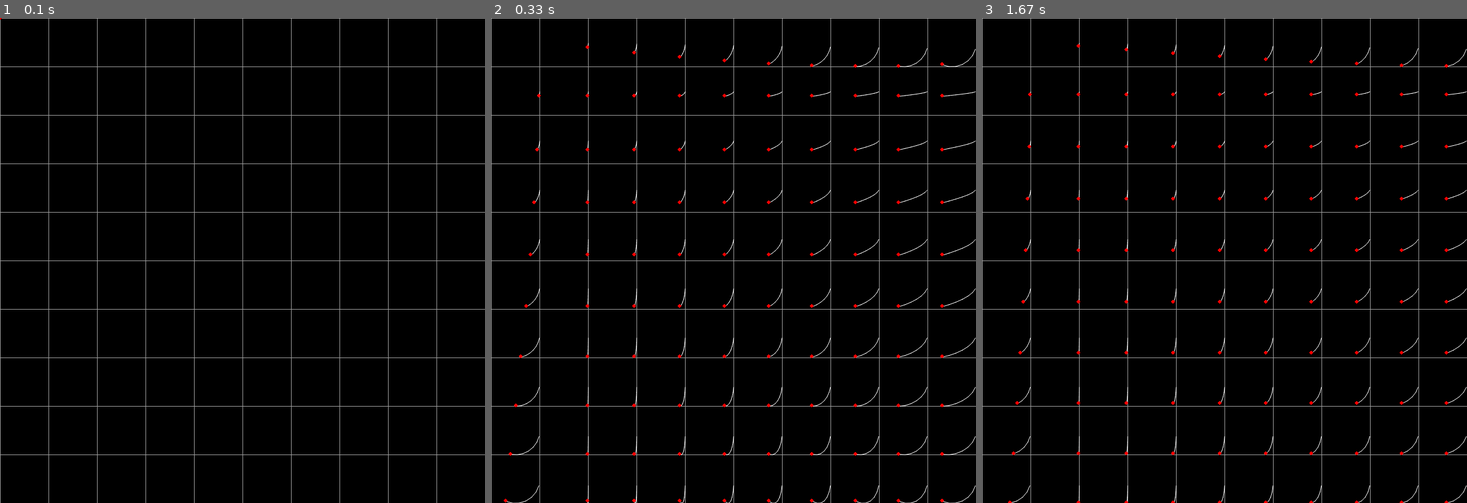
Above: before the commit, frames 1-3 (left to right).
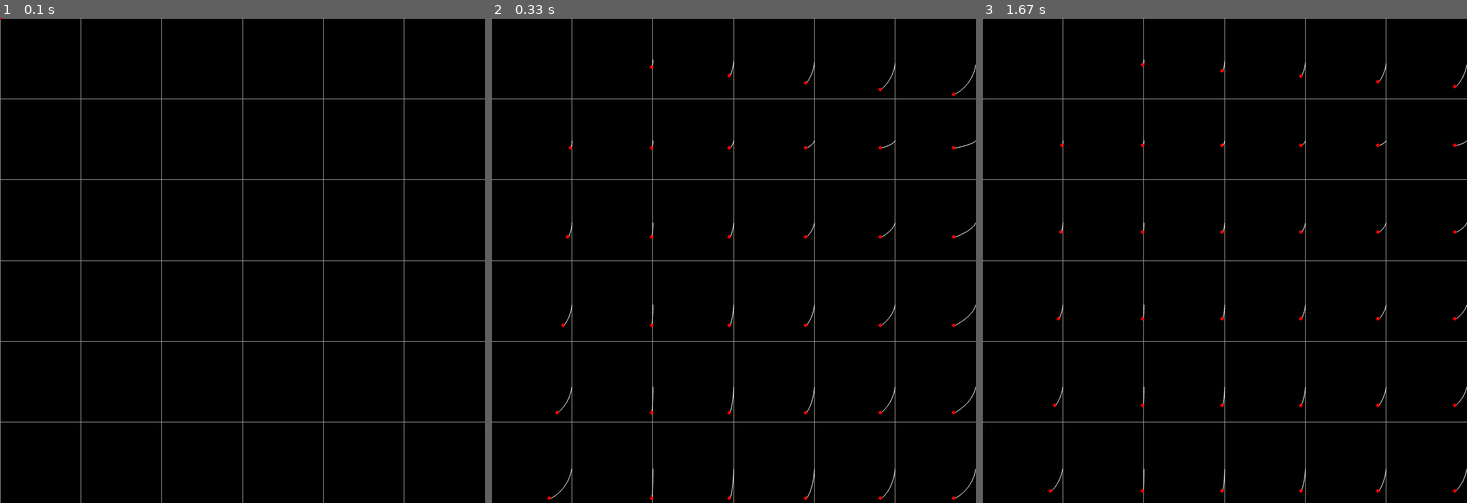
Above: after the commit, the same moments.

Repository: LittleFinchy/mini-pygames
Game: pygame game, started from curve_table/main.py
Same seed, same stepped clock (60 frames per second), same inputs: the game is played once before the commit and once after it.
Inputs (mouse positions are in pixels of both pictures, inside the frame that each line leads up to):
- Up to frame 1 (0.1 s): no input
- Up to frame 2 (0.33 s): no input
- Up to frame 3 (1.67 s): click (1224, 260) at 0.38 s; click (1273, 367) at 0.72 s; click (1403, 430) at 1.05 s; click (1108, 163) at 1.38 s

The runs differ from the first frame. In frame 1, 3.0% of the frame differs, in the area x 0-100%, y 0-100%; in frame 2, 4.5%; in frame 3, 4.1%.

Commit message:
clock update

Diff:
--- a/curve_table/main.py
+++ b/curve_table/main.py
@@ -15,7 +15,7 @@
 
 
 ### make grid --> fill grid with shapes
-gridSize = (10,10)
+gridSize = (6,6)
 grid = Grid(gridSize)
 
 run = True
--- a/digital_clock/digit.py
+++ b/digital_clock/digit.py
@@ -1,15 +1,21 @@
 import pygame
-from digit import Digit
+from segment import Segment
 
 
 class Digit:
-    def __init__(self, segments):
-        self.segments = segments
+    def __init__(self, x, y):
+        self.segments = []
 
-    def build(self, x, y):
+
         # Make 7 segments centered around the x,y that is given
-        for i in range(5):
-            self.segments.append(Digit())
+        self.segments.append(Segment(x, y + 20, upright=True))
+        self.segments.append(Segment(x + 120, y + 20, upright=True))
+        self.segments.append(Segment(x + 120, y + 140, upright=True))
+        self.segments.append(Segment(x, y + 140, upright=True))
+
+        self.segments.append(Segment(x + 20, y))
+        self.segments.append(Segment(x + 20, y + 120))
+        self.segments.append(Segment(x + 20, y + 240))
 
     def update(self):
         pass
@@ -17,13 +23,3 @@
     def show(self, win):
         for seg in self.segments:
             seg.show(win)
-
-'''
-seg1 = Segment(40,40, upright=True)
-seg2 = Segment(60,20)
-seg3 = Segment(160,40, upright=True)
-seg4 = Segment(60,140)
-seg5 = Segment(160,160, upright=True)
-seg6 = Segment(40,160, upright=True)
-seg7 = Segment(60,260)
-'''
--- a/digital_clock/main.py
+++ b/digital_clock/main.py
@@ -16,15 +16,13 @@
 BLACK = (0,0,0)
 
 
-seg1 = Segment(40,40, upright=True)
-seg2 = Segment(60,20)
-seg3 = Segment(160,40, upright=True)
-seg4 = Segment(60,140)
-seg5 = Segment(160,160, upright=True)
-seg6 = Segment(40,160, upright=True)
-seg7 = Segment(60,260)
 
-dig = Digit([seg1, seg2, seg3, seg4, seg5, seg6, seg7])
+hour1 = Digit(50, 300)
+hour2 = Digit(250, 300)
+minute1 = Digit(450, 300)
+minute2 = Digit(650, 300)
+
+
 
 run = True
 while run:
@@ -33,8 +31,13 @@
     pygame.display.update()
     win.fill(BLACK)
 
+    #dig.show(win)
 
-    dig.show(win)
+    hour1.show(win)
+    hour2.show(win)
+    minute1.show(win)
+    minute2.show(win)
+
 
     for event in pygame.event.get():
         if event.type == pygame.QUIT:
--- a/digital_clock/segment.py
+++ b/digital_clock/segment.py
@@ -2,13 +2,13 @@
 
 
 class Segment:
-    def __init__(self, x, y, upright=False, active=False):
+    def __init__(self, x, y, upright=False, active=True):
         self.x = x
         self.y = y
         self.upright = upright
         self.active = active
-        self.h = 20
-        self.w = 20
+        self.h = 16
+        self.w = 16
 
         if self.upright:
             self.h += 80
@@ -19,4 +19,11 @@
         pass
 
     def show(self, win):
-        pygame.draw.rect(win, (255, 0, 0), (self.x, self.y, self.w, self.h))
+        if self.active:
+            pygame.draw.rect(win, (255, 0, 0), (self.x, self.y, self.w, self.h))
+        if not self.upright:
+            pygame.draw.polygon(win, (255, 0, 0), ((self.x - 8, self.y + 8),(self.x, self.y),(self.x, self.y + 15)))
+            pygame.draw.polygon(win, (255, 0, 0), ((self.x + 96 + 8, self.y + 8),(self.x + 96, self.y),(self.x + 96, self.y + 15)))
+        else:
+            pygame.draw.polygon(win, (255, 0, 0), ((self.x + 8, self.y - 8),(self.x + 15, self.y),(self.x, self.y)))
+            pygame.draw.polygon(win, (255, 0, 0), ((self.x + 8, self.y + 96 + 8),(self.x + 15, self.y + 96),(self.x, self.y + 96)))
